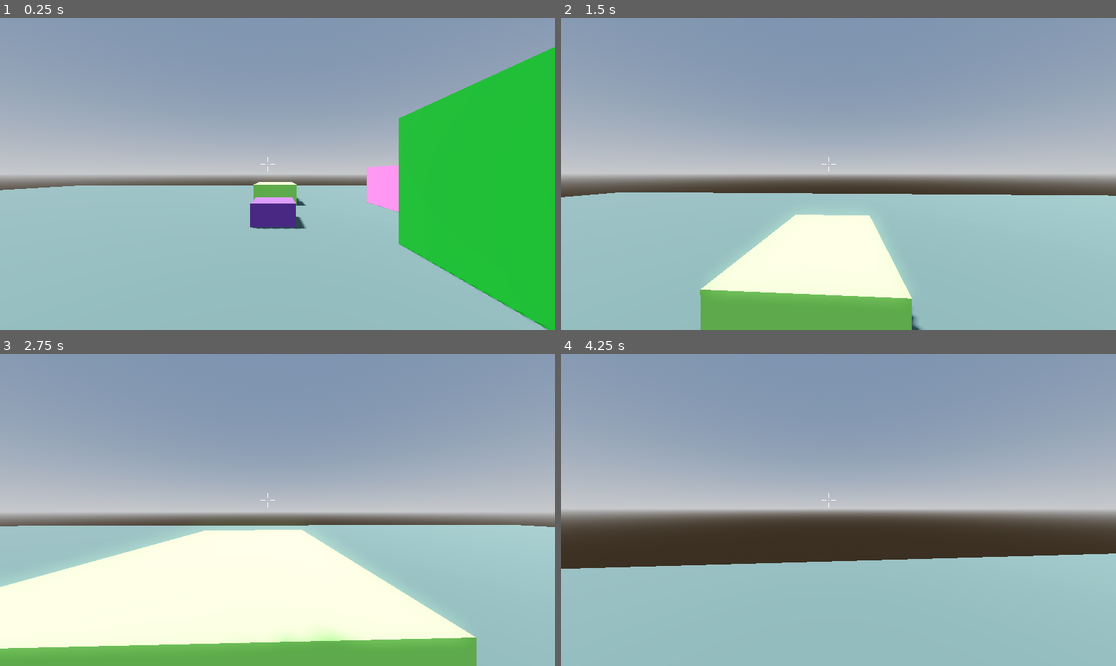
Above: before the commit, frames 1-4 (two rows, left to right).
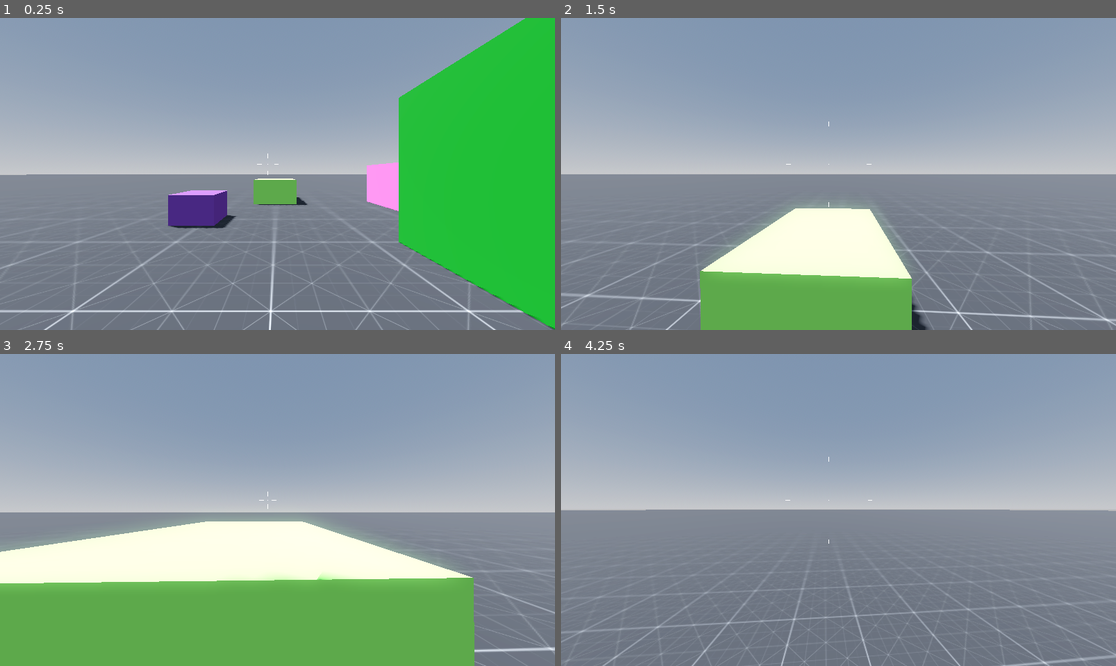
Above: after the commit, the same moments.

Repository: gileslaw/Project0
Game: Godot game, scene res://World/World.tscn
The game is run twice, just before and just after one commit, with the same random seed, the same clock (stepped at 60 frames per second) and the same inputs.
Inputs (mouse positions are in pixels of both pictures, inside the frame that each line leads up to):
- Up to frame 1 (0.25 s): no input
- Up to frame 2 (1.5 s): tap Enter at 0.5 s; move the mouse to (866, 174) at 0.52 s; hold Shift (sprint) 0.53-1.28 s; hold W (up) from 0.53 s (still down); tap Space (jump) at 0.77 s; move the mouse to (810, 174) at 1.27 s; tap Ctrl at 1.35 s
- Up to frame 3 (2.75 s): keep holding W (up); tap Space (jump) at 1.52 s; move the mouse to (288, 503) at 2.02 s; hold Shift (sprint) from 2.03 s (still down)
- Up to frame 4 (4.25 s): keep holding W (up); move the mouse to (832, 516) at 2.77 s; release Shift (sprint) at 2.78 s; tap Ctrl at 2.85 s; tap Space (jump) at 3.02, 3.77 s; move the mouse to (877, 513) at 3.52 s; hold Shift (sprint) from 3.53 s (still down)

The runs differ from the first frame. In frame 1, 41% of the frame differs, in the area x 0-100%, y 0-100%; in frame 2, 40%; in frame 3, 36%; in frame 4, 49%, in the area x 0-100%, y 32-100%.

Commit message:
new commit

Diff:
--- a/World/World.tscn
+++ b/World/World.tscn
@@ -1,8 +1,25 @@
-[gd_scene load_steps=13 format=3 uid="uid://cqi3jfoma8jgk"]
+[gd_scene load_steps=14 format=3 uid="uid://cqi3jfoma8jgk"]
 
+[ext_resource type="Texture2D" uid="uid://kp54wpiqij21" path="res://Grids/Dark/texture_04.png" id="1_0vrb1"]
 [ext_resource type="Script" path="res://World/Player.gd" id="1_f63lc"]
-[ext_resource type="Material" uid="uid://dvfqc846doxs2" path="res://World/GreyMat.tres" id="1_oxwx0"]
 [ext_resource type="Script" path="res://World/reticle.gd" id="3_fdrux"]
+
+[sub_resource type="StandardMaterial3D" id="StandardMaterial3D_cwls3"]
+albedo_color = Color(0.597018, 1, 0.425753, 1)
+
+[sub_resource type="StandardMaterial3D" id="StandardMaterial3D_7ljur"]
+albedo_color = Color(0.486275, 0.27451, 0.701961, 1)
+
+[sub_resource type="StandardMaterial3D" id="StandardMaterial3D_gwgju"]
+albedo_color = Color(0.870588, 0.388235, 0.729412, 1)
+
+[sub_resource type="StandardMaterial3D" id="StandardMaterial3D_421nh"]
+albedo_color = Color(1.29953e-06, 0.520975, 0.112186, 1)
+
+[sub_resource type="StandardMaterial3D" id="StandardMaterial3D_bi483"]
+albedo_texture = ExtResource("1_0vrb1")
+uv1_scale = Vector3(0.5, 0.5, 0.5)
+uv1_triplanar = true
 
 [sub_resource type="ProceduralSkyMaterial" id="ProceduralSkyMaterial_6lmb7"]
 sky_horizon_color = Color(0.64625, 0.65575, 0.67075, 1)
@@ -26,19 +43,36 @@
 [sub_resource type="ConvexPolygonShape3D" id="ConvexPolygonShape3D_xgu1k"]
 points = PackedVector3Array(-0.125207, -0.532801, -0.480507, 0.0227831, 0.47607, 0.498884, 0.169713, 0.559144, 0.464172 …(924 unchanged characters)…
 
-[sub_resource type="StandardMaterial3D" id="StandardMaterial3D_cwls3"]
-albedo_color = Color(0.597018, 1, 0.425753, 1)
+[node name="World" type="Node3D"]
 
-[sub_resource type="StandardMaterial3D" id="StandardMaterial3D_7ljur"]
-albedo_color = Color(0.486275, 0.27451, 0.701961, 1)
+[node name="Box" type="CSGBox3D" parent="."]
+transform = Transform3D(2.94316, 0, 0, 0, 1.94673, 0, 0, 0, 1.9938, 10.4186, 0.534134, -0.0338232)
+material_override = SubResource("StandardMaterial3D_cwls3")
+use_collision = true
+size = Vector3(1, 0.59375, 1)
 
-[sub_resource type="StandardMaterial3D" id="StandardMaterial3D_gwgju"]
-albedo_color = Color(0.870588, 0.388235, 0.729412, 1)
+[node name="Box2" type="CSGBox3D" parent="."]
+transform = Transform3D(1.38566, 0, 0, 0, 1.94673, 0, 0, 0, 1.22162, 5.88382, 0.249171, -2.22783)
+material_override = SubResource("StandardMaterial3D_7ljur")
+use_collision = true
+size = Vector3(1, 0.59375, 1)
 
-[sub_resource type="StandardMaterial3D" id="StandardMaterial3D_421nh"]
-albedo_color = Color(1.29953e-06, 0.520975, 0.112186, 1)
+[node name="Box3" type="CSGBox3D" parent="."]
+transform = Transform3D(2.71224, 0, 0, 0, 1.87247, 0, 0, 0, 2.30726, 8.48231, 0.883191, 5.73851)
+material_override = SubResource("StandardMaterial3D_gwgju")
+use_collision = true
 
-[node name="World" type="Node3D"]
+[node name="Box4" type="CSGBox3D" parent="."]
+transform = Transform3D(6.42521, 0, 0, 0, 3.34802, 0, 0, 0, 4.41058, 2.07356, 1.26593, 4.75711)
+material_override = SubResource("StandardMaterial3D_421nh")
+use_collision = true
+size = Vector3(0.591675, 1, 1)
+
+[node name="Platform" type="CSGBox3D" parent="."]
+transform = Transform3D(1, 0, 0, 0, 1, 0, 0, 0, 1, -0.0292544, -0.498797, 0.0122104)
+material_override = SubResource("StandardMaterial3D_bi483")
+use_collision = true
+size = Vector3(1000, 1, 1000)
 
 [node name="DirectionalLight3D" type="DirectionalLight3D" parent="."]
 transform = Transform3D(-0.866023, -0.433016, 0.250001, 0, 0.499998, 0.866027, -0.500003, 0.749999, -0.43301, 0, 0, 0)
@@ -46,11 +80,6 @@
 
 [node name="WorldEnvironment" type="WorldEnvironment" parent="."]
 environment = SubResource("Environment_0rpmh")
-
-[node name="CSGBox3D" type="CSGBox3D" parent="."]
-transform = Transform3D(48.9201, 0, 0, 0, 0.0149634, 0, 0, 0, 48.9201, -0.0540533, -0.0401021, 0.0994976)
-material_override = ExtResource("1_oxwx0")
-use_collision = true
 
 [node name="Player" type="CharacterBody3D" parent="."]
 transform = Transform3D(1, 0, 0, 0, 1, 0, 0, 0, 1, 0, 0.214046, 0)
@@ -78,7 +107,7 @@
 grow_vertical = 2
 mouse_filter = 1
 
-[node name="Reticle" type="CenterContainer" parent="UserInterface" node_paths=PackedStringArray("RETICLE_LINES")]
+[node name="Reticle" type="CenterContainer" parent="UserInterface" node_paths=PackedStringArray("RETICLE_LINES", "PLAYER_CONTROLLER")]
 layout_mode = 1
 anchors_preset = 8
 anchor_left = 0.5
@@ -93,6 +122,9 @@
 grow_vertical = 2
 script = ExtResource("3_fdrux")
 RETICLE_LINES = [NodePath("Top"), NodePath("Right"), NodePath("Bottom"), NodePath("Left")]
+PLAYER_CONTROLLER = NodePath("../../Player")
+RETICLE_SPEED = 0.05
+RETICLE_DISTANCE = 10.0
 
 [node name="Top" type="Line2D" parent="UserInterface/Reticle"]
 points = PackedVector2Array(0, -5, 0, -15)
@@ -109,26 +141,3 @@
 [node name="Left" type="Line2D" parent="UserInterface/Reticle"]
 points = PackedVector2Array(-5, 0, -15, 0)
 width = 2.0
-
-[node name="CSGBox3D2" type="CSGBox3D" parent="."]
-transform = Transform3D(2.94316, 0, 0, 0, 1.94673, 0, 0, 0, 1.9938, 10.4186, 0.322224, -0.0338232)
-material_override = SubResource("StandardMaterial3D_cwls3")
-use_collision = true
-size = Vector3(1, 0.59375, 1)
-
-[node name="CSGBox3D4" type="CSGBox3D" parent="."]
-transform = Transform3D(1.38566, 0, 0, 0, 1.94673, 0, 0, 0, 1.22162, 5.88382, 0.0207194, -0.0338232)
-material_override = SubResource("StandardMaterial3D_7ljur")
-use_collision = true
-size = Vector3(1, 0.59375, 1)
-
-[node name="CSGBox3D3" type="CSGBox3D" parent="."]
-transform = Transform3D(2.71224, 0, 0, 0, 1.87247, 0, 0, 0, 2.30726, 8.48231, 0.785849, 5.73851)
-material_override = SubResource("StandardMaterial3D_gwgju")
-use_collision = true
-
-[node name="CSGBox3D5" type="CSGBox3D" parent="."]
-transform = Transform3D(6.42521, 0, 0, 0, 3.34802, 0, 0, 0, 4.41058, 2.07356, 0.84605, 4.75711)
-material_override = SubResource("StandardMaterial3D_421nh")
-use_collision = true
-size = Vector3(0.591675, 1, 1)
--- a/World/reticle.gd
+++ b/World/reticle.gd
@@ -15,7 +15,19 @@
 
 # Called every frame. 'delta' is the elapsed time since the previous frame.
 func _process(delta):
-	pass
+	adjust_reticle_lines()
 
 func _draw():
 	draw_circle(Vector2(0,0),DOT_RADIUS,DOT_COLOR)
+
+func adjust_reticle_lines():
+	var vel = PLAYER_CONTROLLER.get_real_velocity()
+	var origin = Vector3(0,0,0)
+	var pos = Vector2(0,0)
+	var speed = origin.distance_to(vel)
+
+# Adjust Reticle Line Position
+	RETICLE_LINES[0].position = lerp(RETICLE_LINES[0].position, pos + Vector2(0, -speed * RETICLE_DISTANCE),RETICLE_SPEED) #Top
+	RETICLE_LINES[1].position = lerp(RETICLE_LINES[1].position, pos + Vector2(speed * RETICLE_DISTANCE, 0),RETICLE_SPEED) #Right
+	RETICLE_LINES[2].position = lerp(RETICLE_LINES[2].position, pos + Vector2(0, speed * RETICLE_DISTANCE),RETICLE_SPEED) #Bottom
+	RETICLE_LINES[3].position = lerp(RETICLE_LINES[3].position, pos + Vector2(-speed * RETICLE_DISTANCE, 0),RETICLE_SPEED) #Left
--- a/project.godot
+++ b/project.godot
@@ -30,7 +30,7 @@
 
 [editor_plugins]
 
-enabled=PackedStringArray("res://addons/debug_menu/plugin.cfg")
+enabled=PackedStringArray("res://addons/Asset_Drawer/plugin.cfg", "res://addons/debug_menu/plugin.cfg")
 
 [input]
 
Binary file added: Grids/Dark/texture_01.png
Not shown, added: Grids/Dark/texture_01.png.import
Binary file added: Grids/Dark/texture_02.png
Not shown, added: Grids/Dark/texture_02.png.import
Binary file added: Grids/Dark/texture_03.png
Not shown, added: Grids/Dark/texture_03.png.import
Binary file added: Grids/Dark/texture_04.png
Not shown, added: Grids/Dark/texture_04.png.import
Binary file added: Grids/Dark/texture_05.png
Not shown, added: Grids/Dark/texture_05.png.import
Binary file added: Grids/Dark/texture_06.png
Not shown, added: Grids/Dark/texture_06.png.import
(and 149 more such lines)
